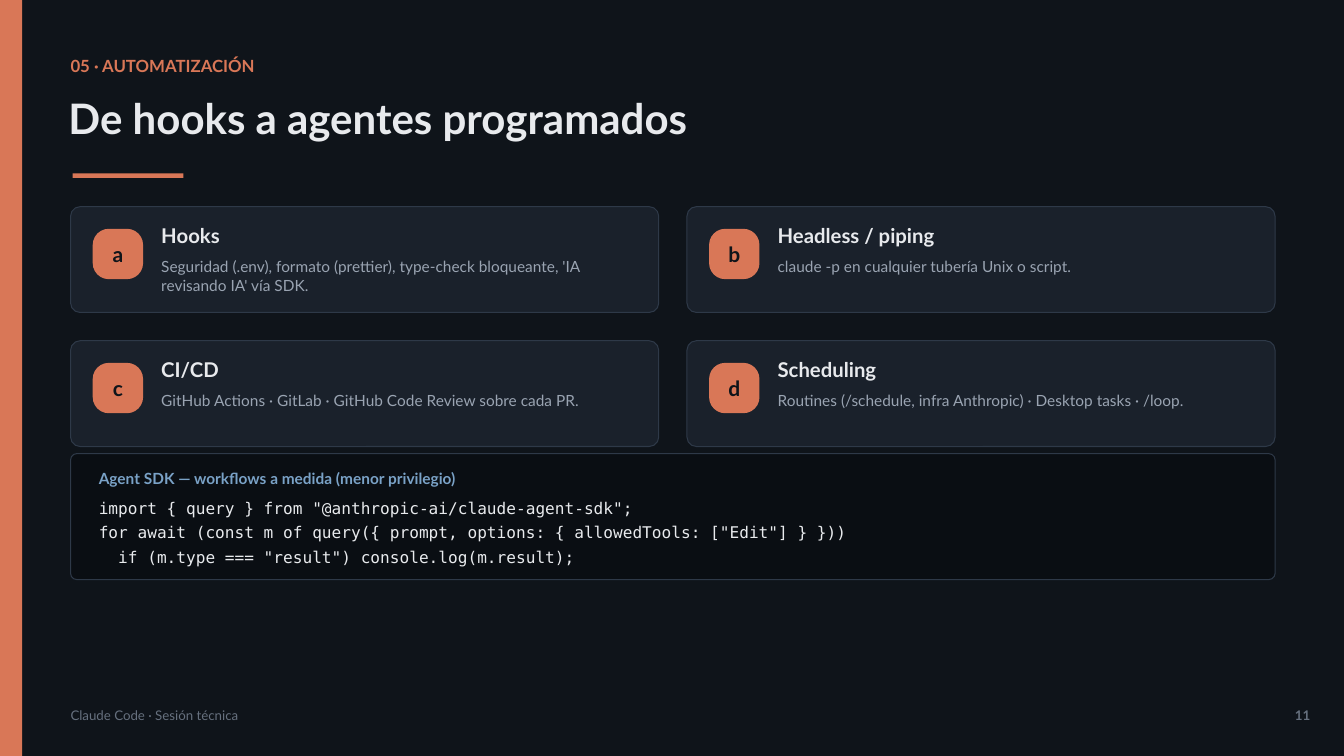
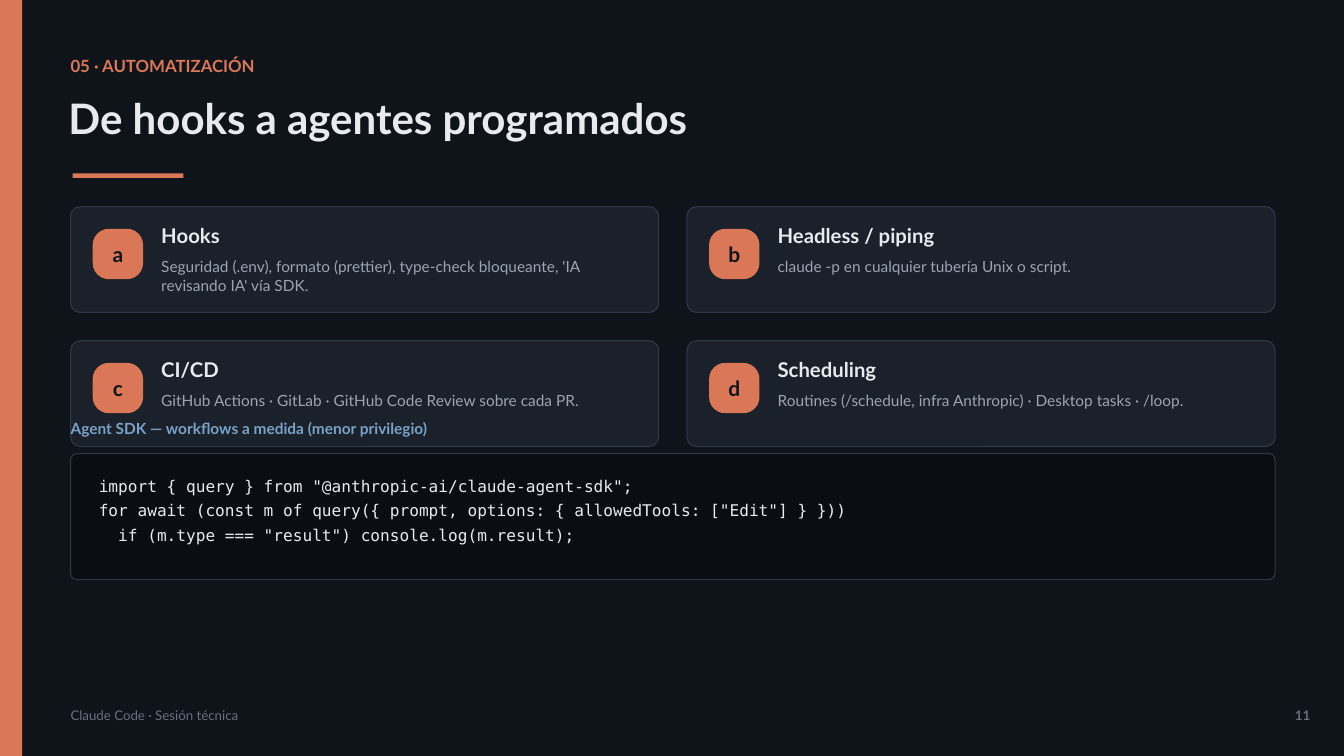
Before and after one commit to olonok69/claude_code_ml_engineer, a slide deck: slide 11 of presentacion/Claude_Code_Presentacion.pptx. Drawn at 1344x756 pixels with LibreOffice and Linux fonts; fonts in the diff are those of the drawing. Boxes give left, top, right and bottom in pixels: in the first picture for what was removed or moved away, otherwise in the second. Text is boxed around its words. In the diff, an @@ line names an element or a change of style, - is before the commit and + after.

```diff
--- a/presentacion/Claude_Code_Presentacion.pptx
+++ b/presentacion/Claude_Code_Presentacion.pptx
@@ text "Agent SDK — workflows a ...": place and size @@
-text "Agent SDK — workflows a ..." at [99,472,455,487]
+text "Agent SDK — workflows a ..." at [71,422,427,437]
@@ text "import { query } from ...": place and size @@
-text "import { query } from ..." at [99,501,788,567]
+text "import { query } from ..." at [99,479,788,545]
```
Also in this commit, not shown: 3 other slides changed, 1 slide added, 4 other files.
